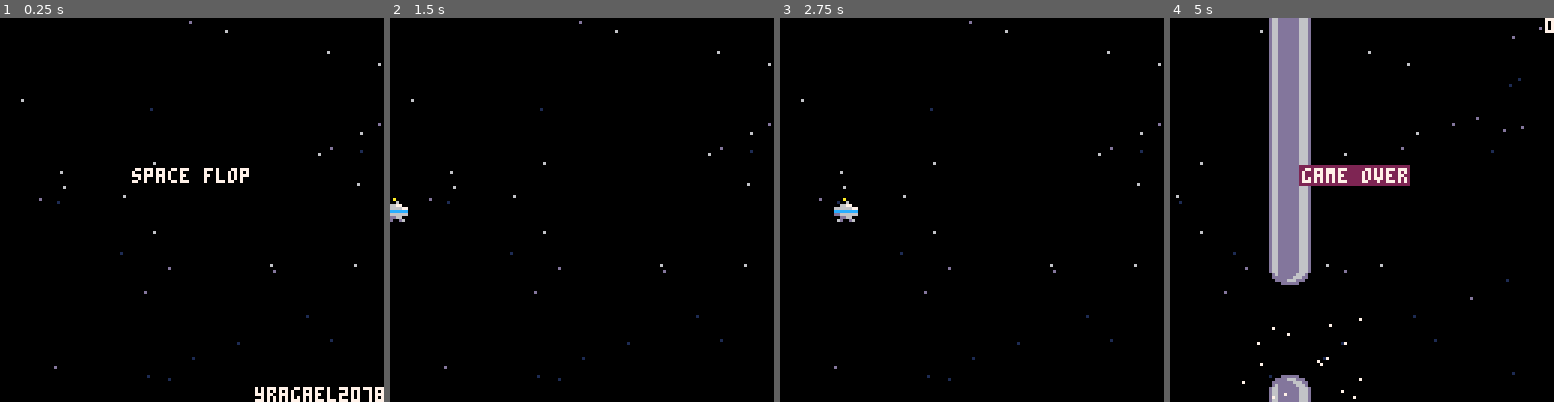
Above: before the commit, frames 1-4 (left to right).
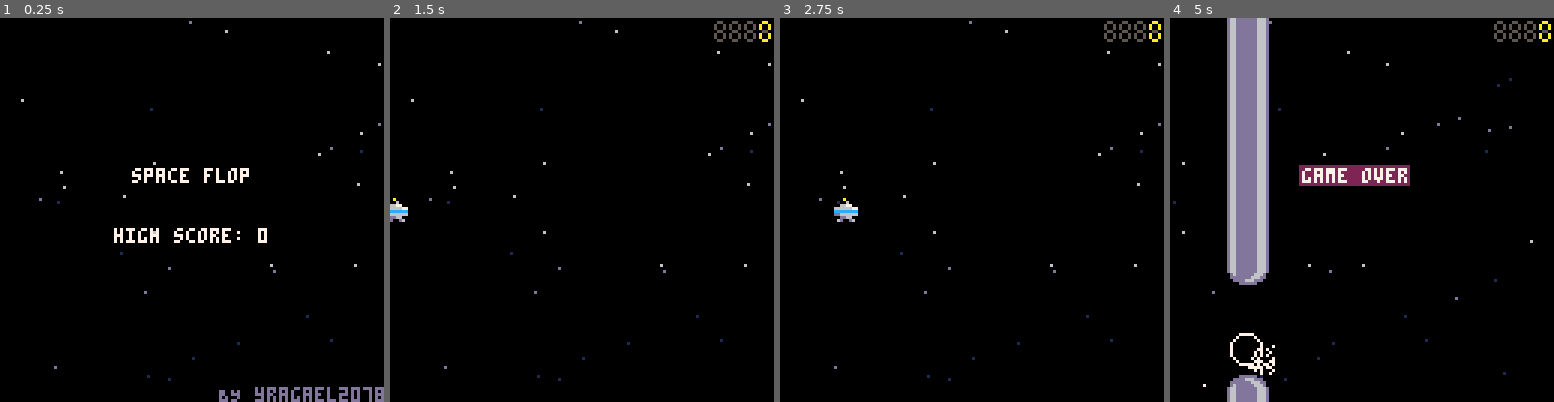
Above: after the commit, the same moments.

Repository: Yragael2078/space-flop
Game: PICO-8 cartridge space_flop.p8
The game is run twice, just before and just after one commit, with the same random seed, the same clock (stepped at 60 frames per second) and the same inputs.
Inputs:
- Up to frame 1 (0.25 s): no input
- Up to frame 2 (1.5 s): tap X (X key) at 0.33, 1.07 s
- Up to frame 3 (2.75 s): tap X (X key) at 1.85 s
- Up to frame 4 (5 s): tap X (X key) at 2.97, 4.08 s

The runs differ from the first frame. In frame 1, 1.4% of the frame differs, in the area x 29-100%, y 54-100%; in frame 2, 0.3%; in frame 3, 0.3%; in frame 4, 17%, in the area x 0-100%, y 0-100%.

Commit message:
Add highscore and score sprites
Change touche screen border behaviour

Diff:
--- a/space_flop.p8
+++ b/space_flop.p8
@@ -11,11 +11,12 @@
  xpos=25 -- initial horizontal ship position
  gap_size=30 -- size of post gap
  star_density=0.002 -- density of stars on background
- blockout=30 -- number of frames blocking input
+ blockout=20 -- number of frames blocking input
 
  t=0
  tref=0
-
+ cartdata("yragael2078_space-flop_v1")
+ highscore=dget(0)
  init_particules()
  init_stars()
  init_game()
@@ -44,15 +45,16 @@
   update_posts()
   update_saucer()
   update_particules()
-  constrain_saucer()
   bing=touch()
   check_pass()
   if bing==1 then
    saucer.b=-0.2
-   saucer.y=posts[1].tu+2
+   --saucer.y=posts[1].tu+2
+   saucer.y=saucer.y+2
   elseif bing==2 then
    saucer.b=12
-   saucer.y=posts[1].td-10 -- -8 -2
+   --saucer.y=posts[1].td-10 -- -8 -2
+   saucer.y=saucer.y-2 -- -8 -2
   end
   boom=collide()
  elseif state=="gameover" then
@@ -71,12 +73,14 @@
  draw_stars()
  if state=="start" then
   printc("space flop",64,50,7)
+  printc("high score: "..highscore,64,70,7)
   if blockout-t<=0 then
-   printc("press ❎ to fly",64,70,7)
-  end
-  printl("yragael2078",127,123,7)
+   printc("press ❎ to fly",64,100,6)
+  end
+  printl("BY yragael2078",127,123,13)
  elseif state=="flyin" then
   draw_saucer()
+  draw_score()
  elseif state=="game" then
   draw_posts()
   draw_saucer()
@@ -106,6 +110,7 @@
    t=0
    state="gameover"
    sfx(1)
+   save_score()
    circfill(saucer.x+4, saucer.y+4, 15, 7)
    for i=1,30 do
     local p=make_spark(
@@ -135,10 +140,13 @@
   rectfill(43,49,79,55,2)
   print("game over",44,50,7)
   -- print("your score: "..score, 30, 60, 7)
+  if highscoreflag then
+   printc("new high score!",64,70,7)
+  end
   draw_score()
   if blockout-t<=0 then
-   rectfill(21,69,101,75,0)
-   print("press ❎ to continue",22,70,7)
+   rectfill(21,99,101,105,0)
+   print("press ❎ to continue",22,100,6)
   end
  end
 end
@@ -152,6 +160,7 @@
  shieldbtm=3
  bing=0
  score=0
+ highscoreflag=false
 
  init_posts()
  init_saucer()
@@ -195,26 +204,26 @@
  spr(saucer.img,saucer.x,saucer.y)
 end
 
-function constrain_saucer()
+function touch()
+ local t=0 -- no touch
  if saucer.y<1 then
   saucer.y=1
   saucer.g=gravity
   saucer.b=0
+  t=1
  elseif saucer.y+8>126 then
   saucer.y=126-8
   saucer.g=gravity
   saucer.b=0
- end
-end
-
-function touch()
- local t=0 -- no touch
- for p in all(posts) do
-  if saucer.x+8>=p.xpos and saucer.y+8>=p.td and saucer.y+8<p.cd and saucer.x<=p.xpos+16 then
-   t=2 --bottom
-  end
-  if saucer.x+8>=p.xpos and saucer.y<=p.tu and saucer.y>p.cu and saucer.x<=p.xpos+16 then
-   t=1 --top
+  t=2
+ else
+  for p in all(posts) do
+   if saucer.x+8>=p.xpos and saucer.y+8>=p.td and saucer.y+8<p.cd and saucer.x<=p.xpos+16 then
+    t=2 --bottom
+   end
+   if saucer.x+8>=p.xpos and saucer.y<=p.tu and saucer.y>p.cu and saucer.x<=p.xpos+16 then
+    t=1 --top
+   end
   end
  end
  return t
@@ -407,6 +416,12 @@
   if pass==false and saucer.x>p.xpos+16 then
    pass=true
    score+=1
+   if score>highscore then
+    if highscoreflag==false then
+     sfx(4)
+    end
+    highscoreflag=true
+   end
    add(posts, make_post())
   end
   if pass==true and saucer.x<p.xpos then
@@ -415,8 +430,33 @@
  end
 end
 
+function save_score()
+ if highscoreflag then
+  highscore=score
+  dset(0,highscore)
+ end
+end
+
 function draw_score()
- printl(""..score,127,0,7)
+ local scorestr=""..score
+ local diff=4-#scorestr
+ if diff>0 then
+  for d=1,diff do
+   scorestr="-"..scorestr
+  end
+ end
+ local sprites={[0]=32,33,34,35,36,37,38,39,40,41,42}
+ for i=1,4 do
+  local spri=0
+  if scorestr[5-i]=="-" then
+   spri=10
+  else
+   spri=scorestr[5-i]+0
+  end
+  pal(7,10)
+  spr(sprites[spri],123-5*(i-1),1)
+  pal()
+ end
 end
 
 function draw_shields()
Not shown, changed: the sound effects (__sfx__) section of space_flop.p8
